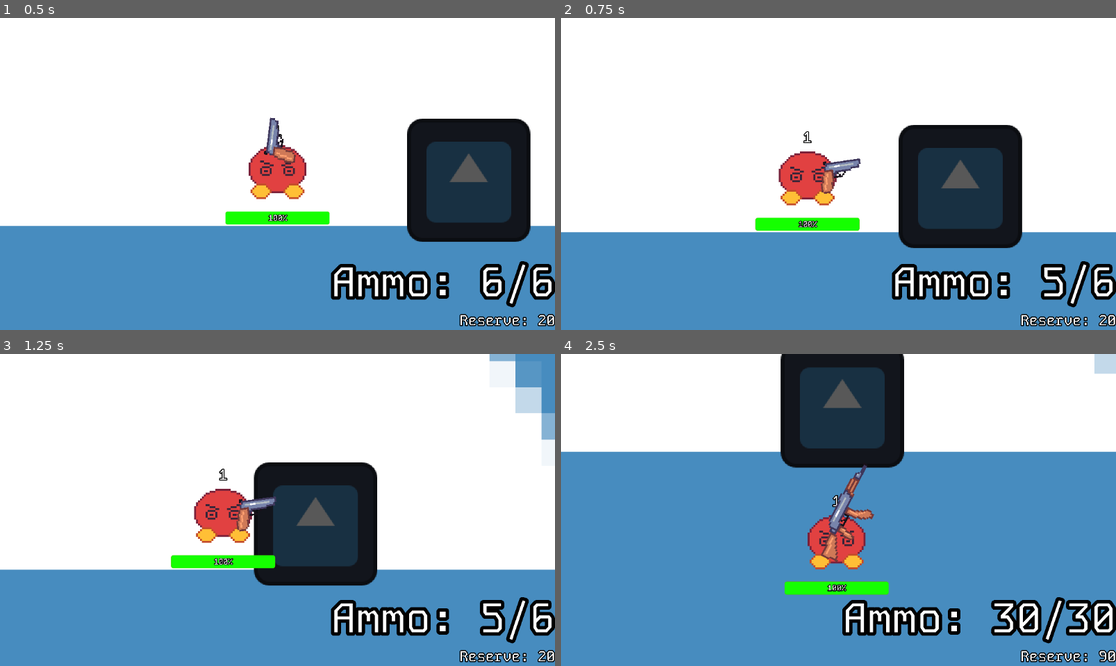
Above: before the commit, frames 1-4 (two rows, left to right).
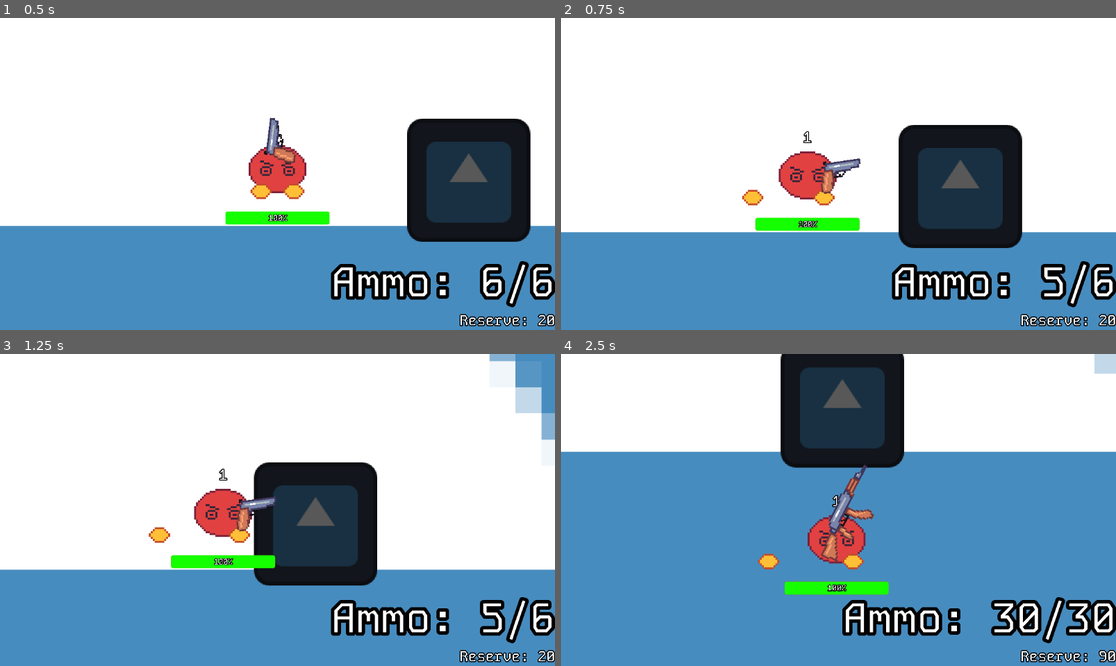
Above: after the commit, the same moments.

Repository: Shuflduf/MultiMurder
Game: Godot game, scene res://scenes/main.tscn
Same seed, same stepped clock (60 frames per second), same inputs: the game is played once before the commit and once after it. This scene is started directly instead of the project's main scene. The engine's default icon, where the game draws it, is replaced by a stand-in: a white triangle on a blue panel in a dark square.
Inputs (mouse positions are in pixels of both pictures, inside the frame that each line leads up to):
- Up to frame 1 (0.5 s): no input
- Up to frame 2 (0.75 s): tap Enter at 0.5 s; move the mouse to (960, 158) at 0.52 s; press the mouse at (960, 158) at 0.53 s; hold D (right) from 0.53 s (still down)
- Up to frame 3 (1.25 s): keep holding D (right)
- Up to frame 4 (2.5 s): move the mouse to (727, 525) at 1.27 s; release D (right) at 1.28 s; release the mouse at (727, 525) at 1.28 s; hold S (down) 1.28-2.03 s; tap 1 (switch_1) at 1.35 s; move the mouse to (894, 441) at 2.02 s; hold D (right) from 2.03 s (still down); hold 2 (switch_2) from 2.03 s (still down)

Frame 1 is identical in both runs. In frame 2, 0.3% of the frame differs, in the area x 32-44%, y 55-61%; in frame 3, 0.3%, in the area x 26-40%, y 55-61%; in frame 4, 0.3%.

Commit message:
left foot lags behiind boyd
this good btw

Diff:
--- a/scenes/avatar_base.tscn
+++ b/scenes/avatar_base.tscn
@@ -1,7 +1,10 @@
-[gd_scene format=3 uid="uid://clu87500k60uq"]
+[gd_scene load_steps=2 format=3 uid="uid://clu87500k60uq"]
 
-[node name="Body" type="Sprite2D"]
+[ext_resource type="Script" path="res://scripts/avatar.gd" id="1_1m3s2"]
+
+[node name="Avatar" type="Sprite2D"]
 scale = Vector2(4, 4)
+script = ExtResource("1_1m3s2")
 
 [node name="Face" type="Sprite2D" parent="."]
 
--- a/scenes/blue_avatar.tscn
+++ b/scenes/blue_avatar.tscn
@@ -6,7 +6,7 @@
 [ext_resource type="Texture2D" uid="uid://bxxf062j2enqu" path="res://assets/sprites/player/blue/b_player_foot_l.png" id="4_fvapd"]
 [ext_resource type="Texture2D" uid="uid://c3rvkuh47dnml" path="res://assets/sprites/player/blue/b_player_foot_r.png" id="5_2jtvv"]
 
-[node name="Blue" instance=ExtResource("1_l01rw")]
+[node name="Avatar" instance=ExtResource("1_l01rw")]
 texture = ExtResource("2_xpbub")
 
 [node name="Face" parent="." index="0"]
--- a/scenes/bullet.tscn
+++ b/scenes/bullet.tscn
@@ -31,7 +31,6 @@
 [node name="Area2D" type="Area2D" parent="."]
 collision_layer = 4
 collision_mask = 3
-monitorable = false
 
 [node name="CollisionShape2D" type="CollisionShape2D" parent="Area2D"]
 shape = SubResource("RectangleShape2D_78w8m")
--- a/scenes/player.tscn
+++ b/scenes/player.tscn
@@ -54,7 +54,7 @@
 [node name="MultiplayerSynchronizer" type="MultiplayerSynchronizer" parent="."]
 replication_config = SubResource("SceneReplicationConfig_kwgq4")
 
-[node name="Red" parent="." instance=ExtResource("4_neo6e")]
+[node name="Avatar" parent="." instance=ExtResource("4_neo6e")]
 
 [node name="CollisionShape2D" type="CollisionShape2D" parent="."]
 shape = SubResource("RectangleShape2D_6dq78")
--- a/scenes/red_avatar.tscn
+++ b/scenes/red_avatar.tscn
@@ -6,7 +6,7 @@
 [ext_resource type="Texture2D" uid="uid://ch8gwjx36gvk0" path="res://assets/sprites/player/red/r_player_foot_l.png" id="4_1bsr0"]
 [ext_resource type="Texture2D" uid="uid://dgtwpn08vq6s5" path="res://assets/sprites/player/red/r_player_foot_r.png" id="5_d3gxv"]
 
-[node name="Red" instance=ExtResource("1_hwv4w")]
+[node name="Avatar" instance=ExtResource("1_hwv4w")]
 texture = ExtResource("1_co0tc")
 
 [node name="Face" parent="." index="0"]
--- a/scripts/avatar.gd
+++ b/scripts/avatar.gd
@@ -1,11 +1,17 @@
+class_name Avatar
 extends Sprite2D
 
+@onready var left_foot: Sprite2D = $FootLeft
+@onready var body: Sprite2D = $"."
 
-# Called when the node enters the scene tree for the first time.
-func _ready() -> void:
-	pass # Replace with function body.
+var moving = false
 
+var left_foot_position: Vector2
 
-# Called every frame. 'delta' is the elapsed time since the previous frame.
 func _process(delta: float) -> void:
-	pass
+	if moving:
+		left_foot.global_position = left_foot_position
+		if (left_foot.global_position - body.global_position).length() > 100:
+			left_foot_position = body.global_position
+	else:
+		left_foot.position = Vector2.ZERO
--- a/scripts/bullet.gd
+++ b/scripts/bullet.gd
@@ -9,13 +9,12 @@
 var bullet_owner: Player
 
 func _ready() -> void:
-	print(bullet_owner)
 	update_direction(rotation)
 
 	await get_tree().create_timer(timespan).timeout
 	queue_free()
 
-func _on_area_2d_body_entered(body: Node2D) -> void:
+func _on_area_2d_body_entered(body) -> void:
 	if body is Player:
 		if !body == bullet_owner:
 			body.health -= damage
--- a/scripts/player.gd
+++ b/scripts/player.gd
@@ -7,6 +7,7 @@
 @onready var name_label: Label = $Name
 @onready var move_c: MoveComponent = $MoveComponent
 @onready var health_bar: ProgressBar = $HealthBar
+@onready var avatar: Avatar = $Avatar
 
 # Synchronized Values
 @export var username = Global.username:
@@ -58,6 +59,7 @@
 	if !synchronizer.is_multiplayer_authority():
 		return
 	var input_dir = Input.get_vector("left","right","up","down")
+	avatar.moving = input_dir.length() > 0
 	move_c.direction = input_dir
 	move_c.move()
 	current_weapon.look_at_mouse()
